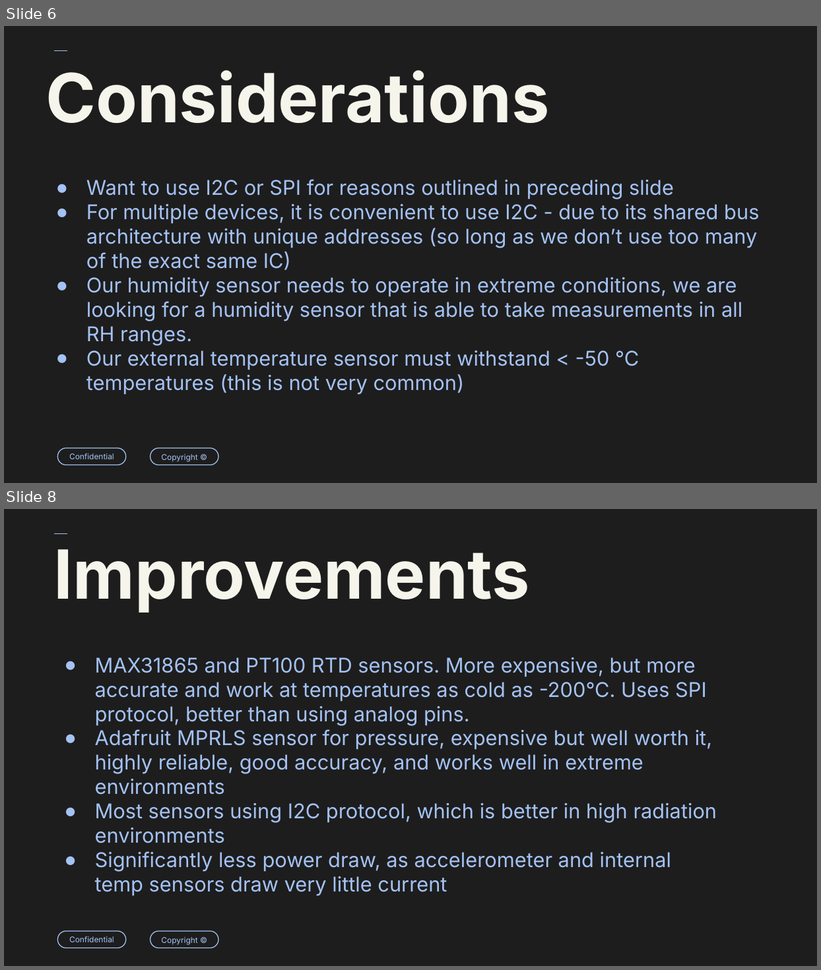
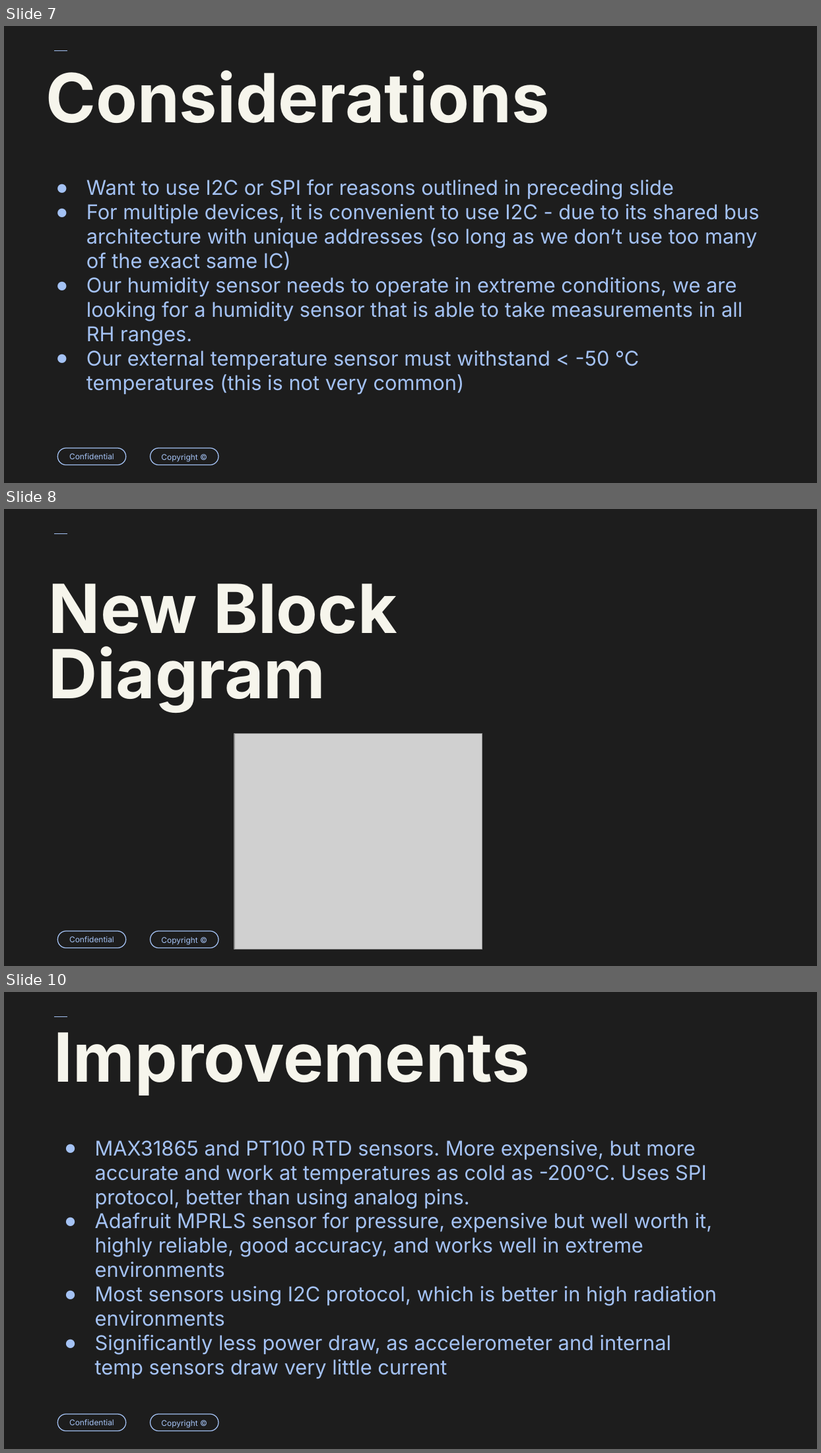
Before and after one commit to lhenriquez02/ENCE_3210_Luciano_Henriquez, a slide deck: PHASE_D/Final Project/FInal Project - High Altitude Balloon Payload.pptx. Shown one above the other, each under a label of ours: slides 6 and 8 before the commit, slides 7, 8 and 10 after it; the slides between them are not shown. The pictures are 821x970 and 821x1453 pixels, drawn with LibreOffice and Linux fonts; fonts in the diff are those of the drawing; grey boxes stand for pictures. Boxes give left, top, right and bottom in pixels: in the first picture for what was removed or moved away, otherwise in the second. Text is boxed around its words. In the diff, an @@ line names an element or a change of style, - is before the commit and + after.

```diff
--- a/PHASE_D/Final Project/FInal Project - High Altitude Balloon Payload.pptx
+++ b/PHASE_D/Final Project/FInal Project - High Altitude Balloon Payload.pptx
@@ slide 8 added at [4, 509, 817, 966], background #1D1D1D; not listed: 3 template elements that a slide beside it also shows @@
@@ title added at [49, 584, 397, 712], 60 pt, text #F6F5EC, bold @@
+New Block Diagram
@@ picture added at [234, 733, 482, 949] @@
@@ what was slide 6 is now slide 7 @@
@@ what was slide 8 is now slide 10 @@
```
Also in this commit, not shown: 1 slide changed, 1 other slide added, 6 other files.
